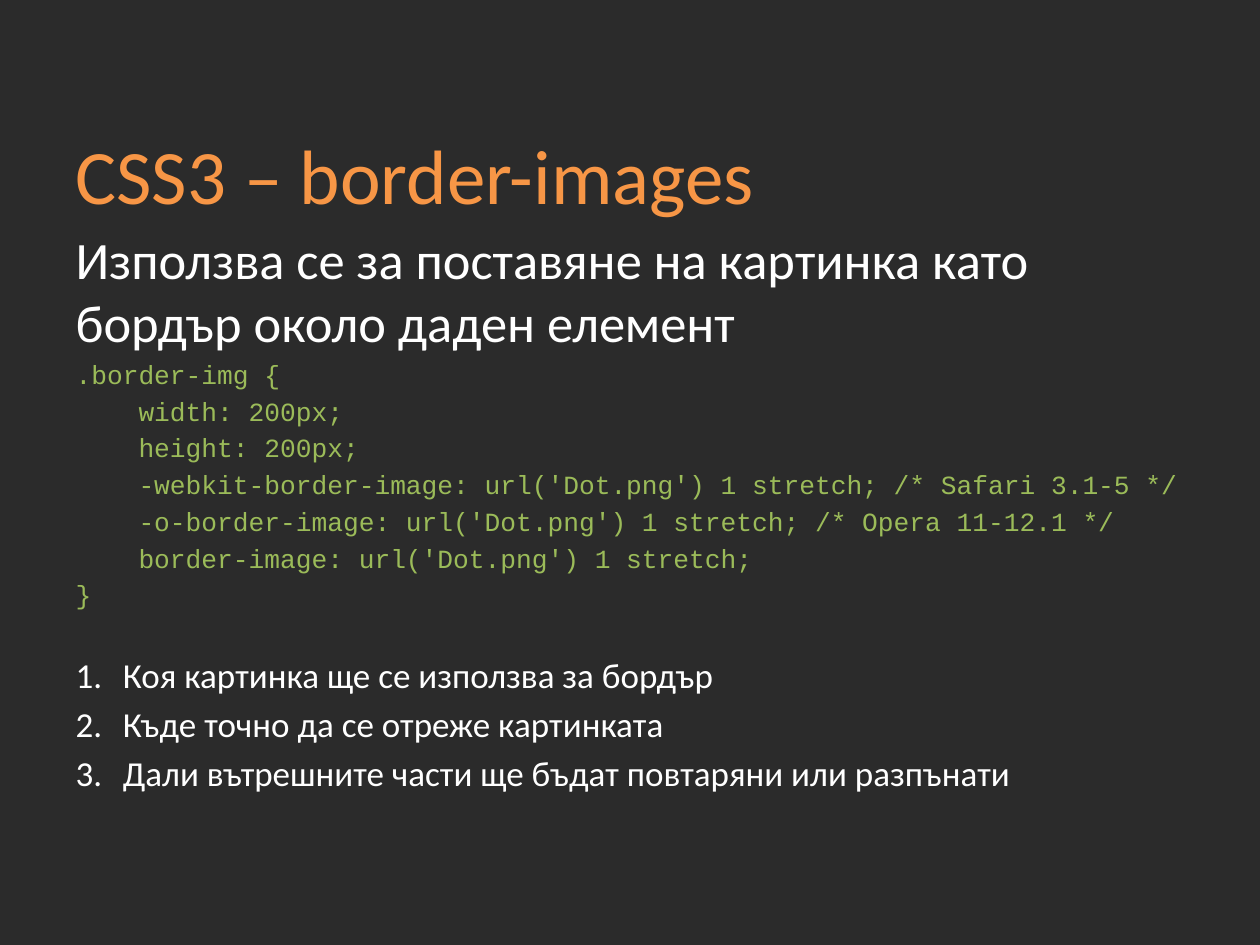
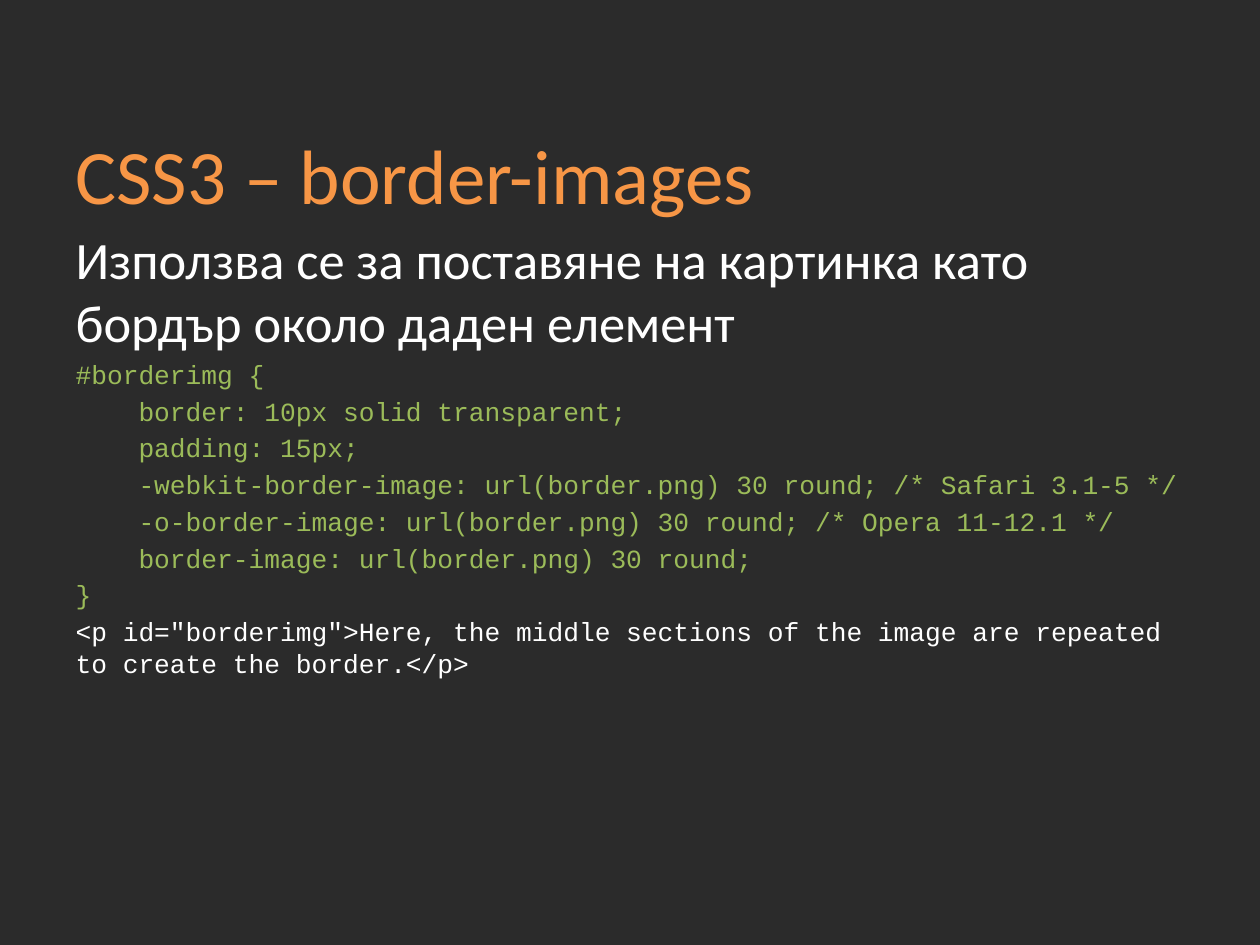
Before and after one commit to Academy-Soft-Intellect/Front-End-Course, a slide deck: slide 4 of 05-CSS3/05-CSS3.pptx. Drawn at 1260x945 pixels with LibreOffice and Linux fonts; fonts in the diff are those of the drawing; background and template pictures are left out; a plain dark background stands for a picture behind light text. Boxes give left, top, right and bottom in pixels: in the first picture for what was removed or moved away, otherwise in the second. Text is boxed around its words. In the diff, an @@ line names an element or a change of style, - is before the commit and + after.

Commit message:
Presentation 05-CSS3.pptx change

```diff
--- a/05-CSS3/05-CSS3.pptx
+++ b/05-CSS3/05-CSS3.pptx
@@ text at box(76, 365, 1130, 574): text changed @@
-.border-img {
-width: 200px;
-height: 200px;
--webkit-border-image: url('Dot.png') 1 stretch; /* Safari 3.1-5 */
--o-border-image: url('Dot.png') 1 stretch; /* Opera 11-12.1 */
-border-image: url('Dot.png') 1 stretch;
+#borderimg {
+border: 10px solid transparent;
+padding: 15px;
+-webkit-border-image: url(border.png) 30 round; /* Safari 3.1-5 */
+-o-border-image: url(border.png) 30 round; /* Opera 11-12.1 */
+border-image: url(border.png) 30 round;
@@ text at box(76, 623, 1161, 679): text changed; size 20 to 15 pt; font Calibri to Courier New @@
-1. Коя картинка ще се използва за бордър
-2. Къде точно да се отреже картинката
-3. Дали вътрешните части ще бъдат повтаряни или разпънати
+<p id="borderimg">Here, the middle sections of the image are repeated to create the border.</p>
```
Also in this commit, not shown: 5 other slides changed, 2 slides added, 1 other file.
